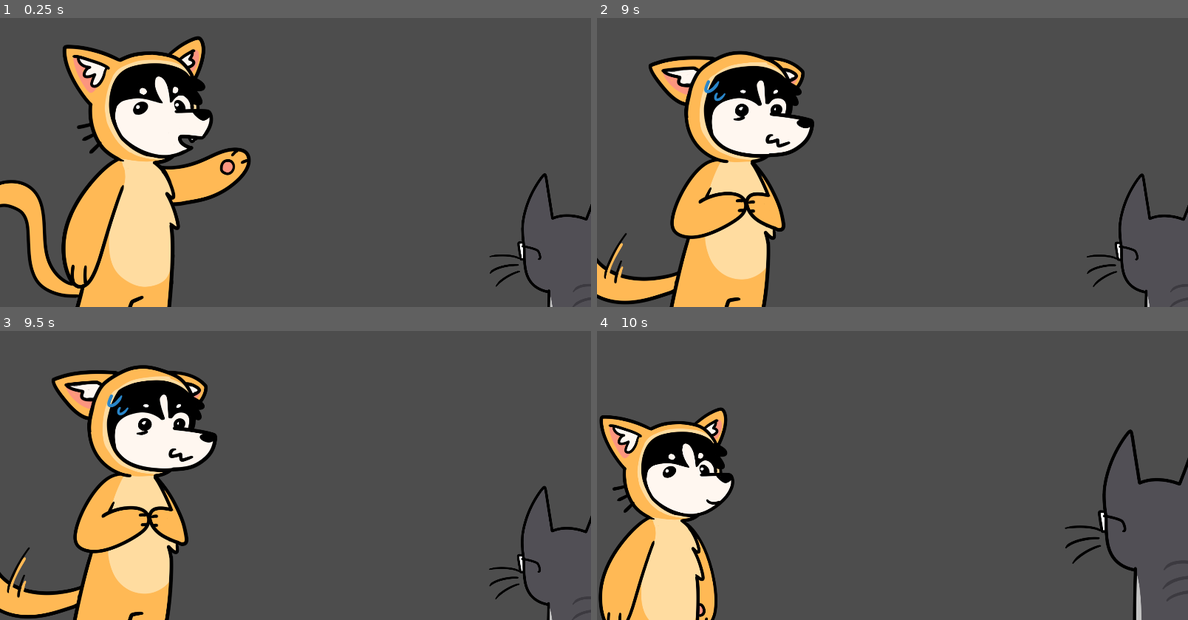
Above: before the commit, frames 1-4 (two rows, left to right).
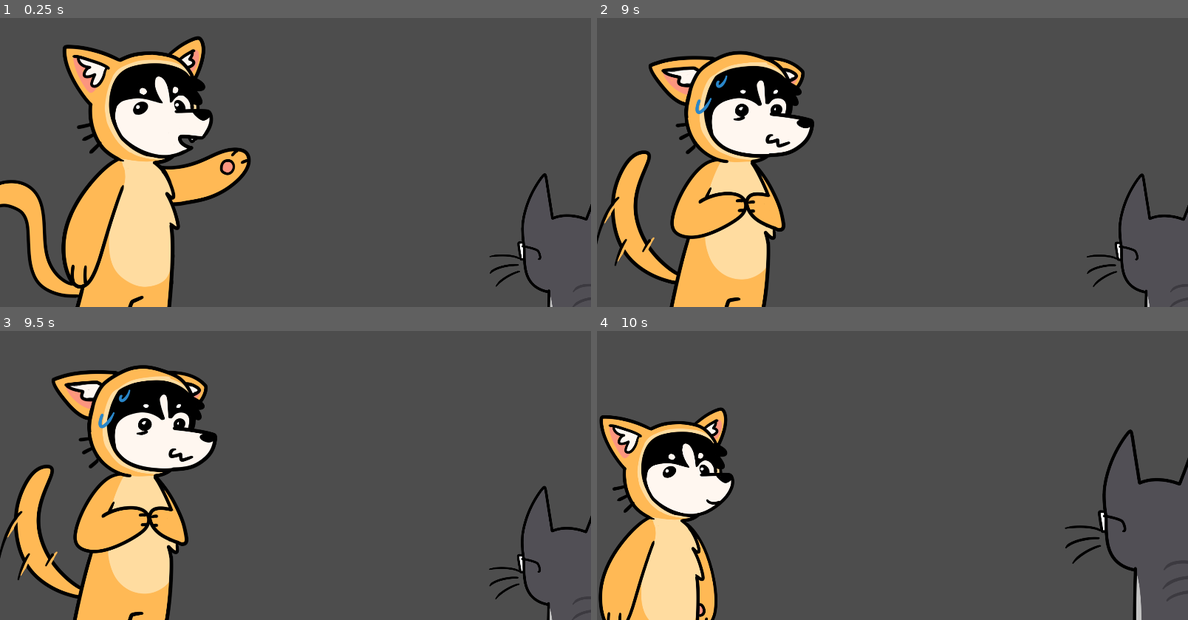
Above: after the commit, the same moments.

Repository: crawsoir/pizza_game
Game: Godot game, scene res://Battlescreen/Battlescreen.tscn
Same seed, same stepped clock (60 frames per second), same inputs: the game is played once before the commit and once after it. This scene is started directly instead of the project's main scene.
Inputs:
- Up to frame 1 (0.25 s): no input
- Up to frame 2 (9 s): tap one key every 0.75 s from 0.6 s: A (a_key) C (c_key) D (d_key) Space (space) X (x_key) Z (z_key) A (a_key) C (c_key) D (d_key) Space (space) X (x_key) Z (z_key)
- Up to frame 3 (9.5 s): no input
- Up to frame 4 (10 s): tap A (a_key) at 9.6 s

The runs differ from the first frame. In frame 2, 3.8% of the frame differs, in the area x 0-31%, y 19-100%; in frame 3, 3.8%; in frame 4, nothing differs.

Commit message:
Modify losing dog sprite

Diff:
--- a/Battlescreen/Character.tscn
+++ b/Battlescreen/Character.tscn
@@ -14,13 +14,13 @@
 atlas = ExtResource("1_26nm1")
 region = Rect2(1544, 0, 772, 807)
 
-[sub_resource type="AtlasTexture" id="AtlasTexture_qoi8l"]
+[sub_resource type="AtlasTexture" id="AtlasTexture_0fv6x"]
+atlas = ExtResource("1_26nm1")
+region = Rect2(2316, 0, 772, 807)
+
+[sub_resource type="AtlasTexture" id="AtlasTexture_5yvfb"]
 atlas = ExtResource("1_26nm1")
 region = Rect2(3088, 0, 772, 807)
-
-[sub_resource type="AtlasTexture" id="AtlasTexture_ooro2"]
-atlas = ExtResource("1_26nm1")
-region = Rect2(2316, 0, 772, 807)
 
 [sub_resource type="AtlasTexture" id="AtlasTexture_yyyyi"]
 atlas = ExtResource("1_26nm1")
@@ -34,13 +34,13 @@
 atlas = ExtResource("1_26nm1")
 region = Rect2(5404, 0, 772, 807)
 
-[sub_resource type="AtlasTexture" id="AtlasTexture_pr1p4"]
+[sub_resource type="AtlasTexture" id="AtlasTexture_ng7o1"]
+atlas = ExtResource("1_26nm1")
+region = Rect2(6948, 0, 772, 807)
+
+[sub_resource type="AtlasTexture" id="AtlasTexture_4g3ek"]
 atlas = ExtResource("1_26nm1")
 region = Rect2(6176, 0, 772, 807)
-
-[sub_resource type="AtlasTexture" id="AtlasTexture_1puvy"]
-atlas = ExtResource("1_26nm1")
-region = Rect2(6948, 0, 772, 807)
 
 [sub_resource type="AtlasTexture" id="AtlasTexture_mk1n8"]
 atlas = ExtResource("1_26nm1")
@@ -74,7 +74,7 @@
 }, {
 "frames": [{
 "duration": 1.0,
-"texture": SubResource("AtlasTexture_qoi8l")
+"texture": SubResource("AtlasTexture_0fv6x")
 }],
 "loop": true,
 "name": &"dog_bad_closed",
@@ -82,7 +82,7 @@
 }, {
 "frames": [{
 "duration": 1.0,
-"texture": SubResource("AtlasTexture_ooro2")
+"texture": SubResource("AtlasTexture_5yvfb")
 }],
 "loop": true,
 "name": &"dog_bad_open",
@@ -114,7 +114,7 @@
 }, {
 "frames": [{
 "duration": 1.0,
-"texture": SubResource("AtlasTexture_pr1p4")
+"texture": SubResource("AtlasTexture_ng7o1")
 }],
 "loop": true,
 "name": &"dog_neutral_closed",
@@ -122,7 +122,7 @@
 }, {
 "frames": [{
 "duration": 1.0,
-"texture": SubResource("AtlasTexture_1puvy")
+"texture": SubResource("AtlasTexture_4g3ek")
 }],
 "loop": true,
 "name": &"dog_neutral_open",
@@ -139,4 +139,4 @@
 
 [node name="Character" type="AnimatedSprite2D"]
 sprite_frames = SubResource("SpriteFrames_w868c")
-animation = &"cat1_behind"
+animation = &"dog_neutral_open"
Binary file changed: assets/battle_spritesheet.png
